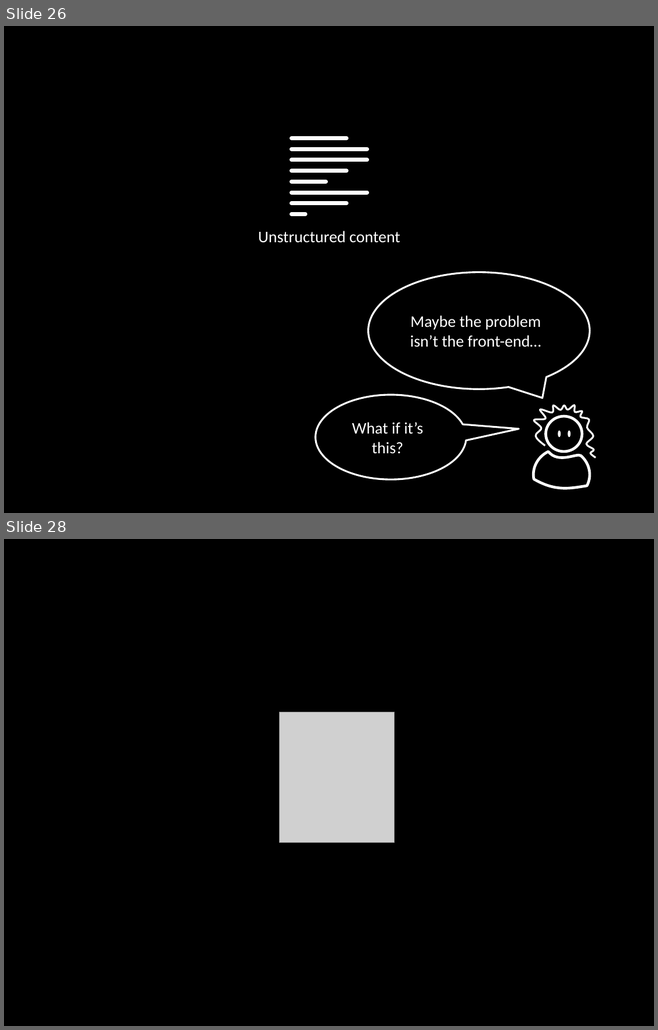
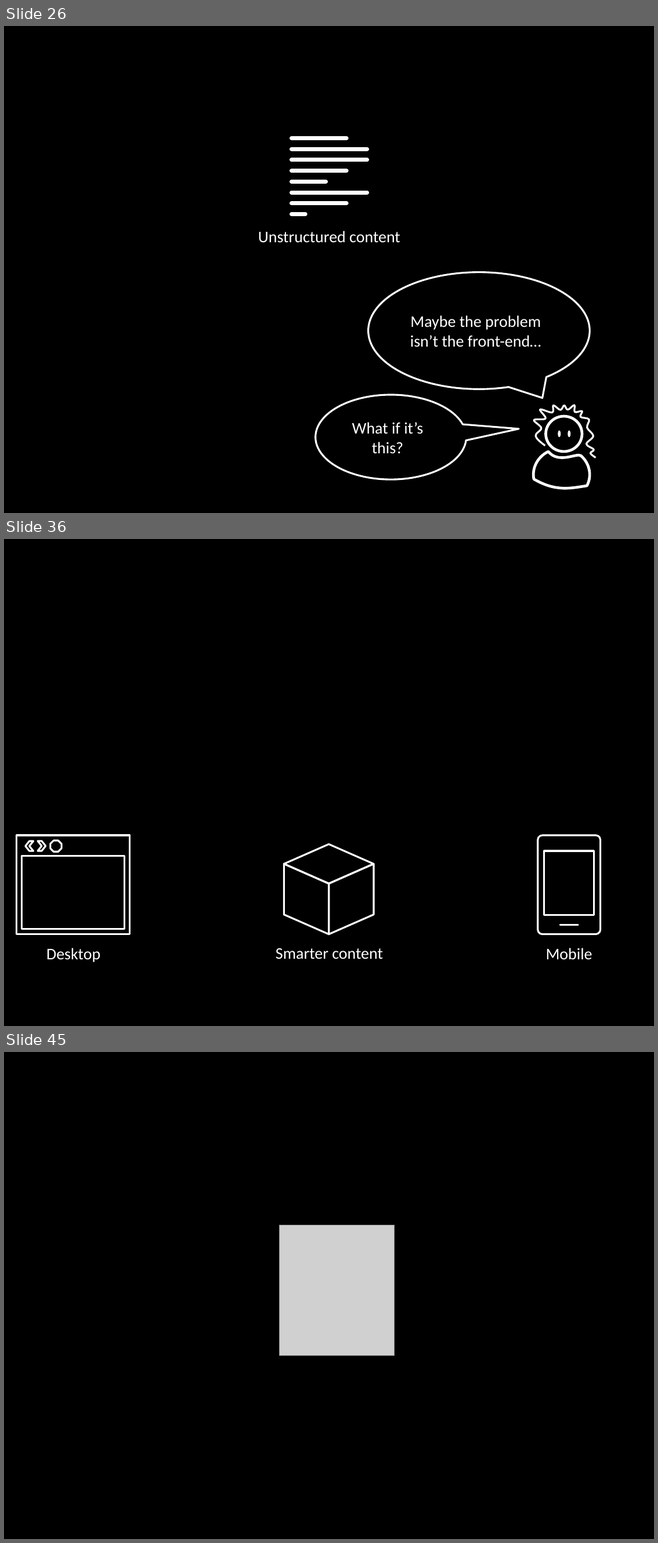
Before and after one commit to socketwench/introToContentTypes, a slide deck: src/introToContentTypes.pptx. Shown one above the other, each under a label of ours: slides 26 and 28 before the commit, slides 26, 36 and 45 after it; the slides between them are not shown. The pictures are 658x1030 and 658x1543 pixels, drawn with LibreOffice and Linux fonts; fonts in the diff are those of the drawing; grey boxes stand for pictures. Boxes give left, top, right and bottom in pixels: in the first picture for what was removed or moved away, otherwise in the second. Text is boxed around its words. In the diff, an @@ line names an element or a change of style, - is before the commit and + after.

Commit message:
Added we need smarter content types section.

```diff
--- a/src/introToContentTypes.pptx
+++ b/src/introToContentTypes.pptx
@@ slide 36 added at <box>4,539,654,1026</box>, background #000000 @@
@@ diamond added at <box>284,844,373,884</box>, outline #FFFFFF 2 pt @@
@@ parallelogram added at <box>284,864,328,935</box>, outline #FFFFFF 2 pt @@
@@ parallelogram added at <box>328,864,373,935</box>, outline #FFFFFF 2 pt @@
@@ group added at <box>16,835,129,962</box>: 2 rectangles, 2 chevrons, 1 octagon, 1 text @@
+Desktop
@@ text added at <box>275,948,383,959</box>, 18 pt, text #FFFFFF @@
+Smarter content
@@ group added at <box>538,835,600,960</box>: 1 rounded rectangle, 1 rectangle, 1 line, 1 text @@
+Mobile
@@ what was slide 28 is now slide 45 @@
```
Also in this commit, not shown: 4 slides changed, 16 other slides added, 1 slide removed, 17 other files.
